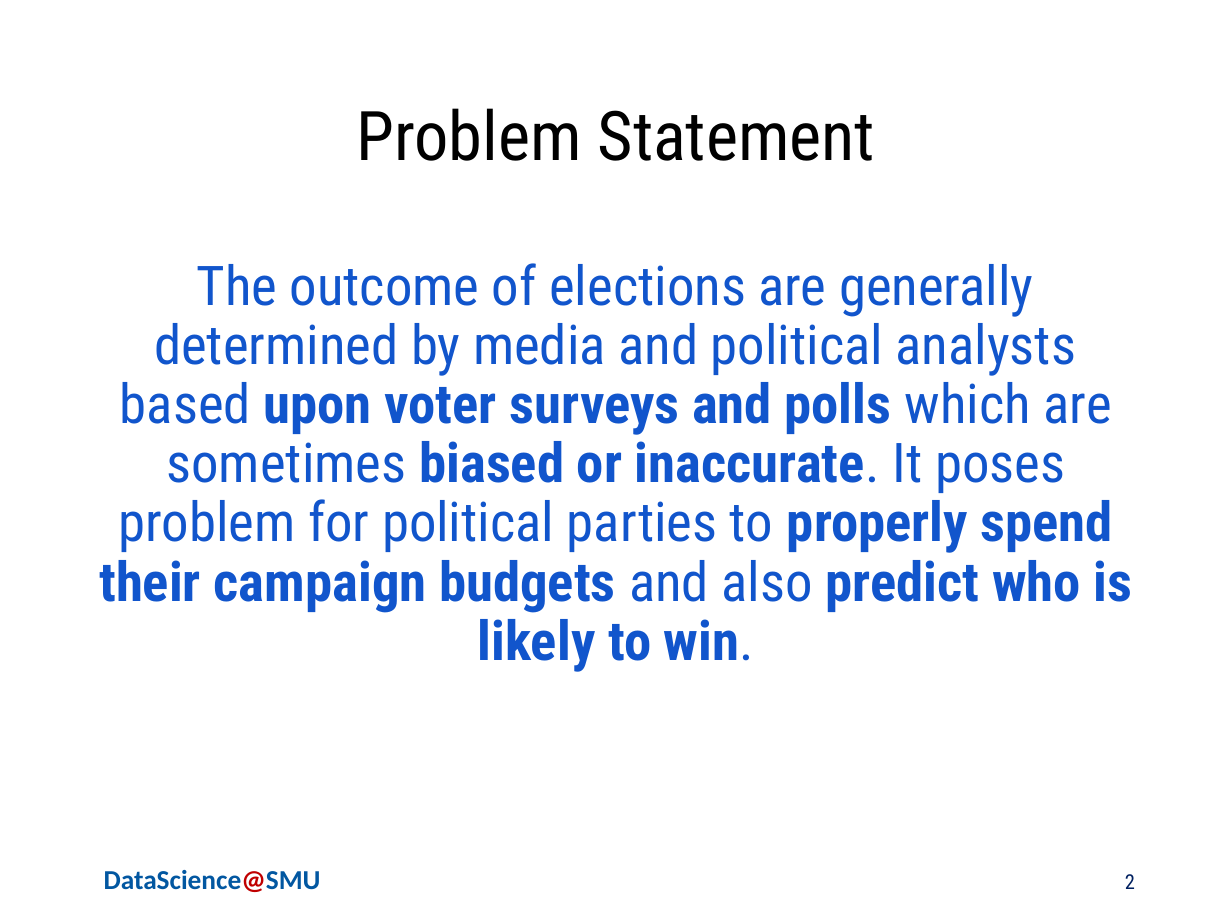
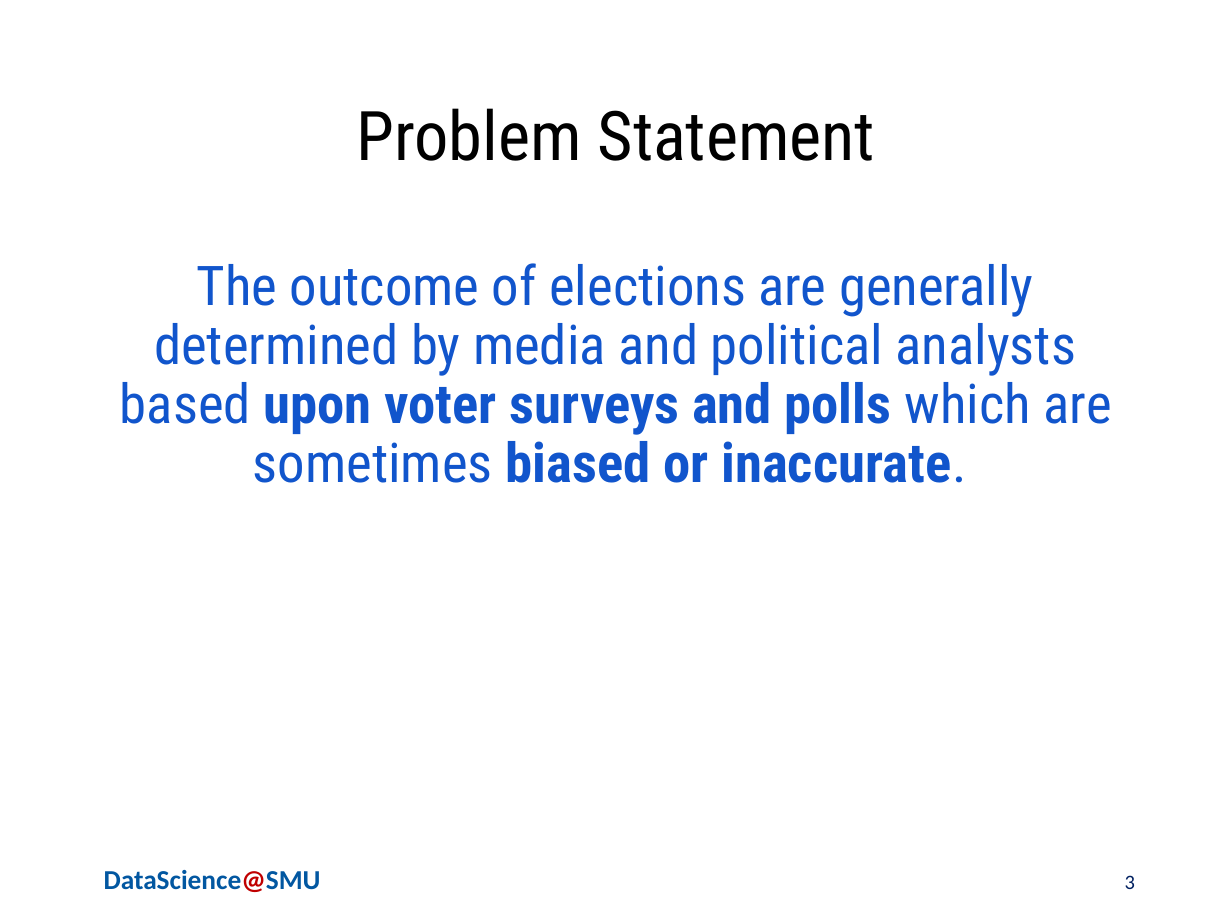
Before and after one commit to ChiruGit/Capstone, a slide deck: slide 3 of PoliticalProfiling-NLP+FeatureEngg-MSDSSMU-Fall2018.pptx (slide 2 before the commit). Drawn at 1232x924 pixels with LibreOffice and Linux fonts; fonts in the diff are those of the drawing; background and template pictures are left out. Boxes give left, top, right and bottom in pixels: in the first picture for what was removed or moved away, otherwise in the second. Text is boxed around its words. In the diff, an @@ line names an element or a change of style, - is before the commit and + after.

```diff
--- a/PoliticalProfiling-NLP+FeatureEngg-MSDSSMU-Fall2018.pptx
+++ b/PoliticalProfiling-NLP+FeatureEngg-MSDSSMU-Fall2018.pptx
@@ text at (x1=120, y1=263, x2=1112, y2=483): text changed @@
-The outcome of elections are generally determined by media and political analysts based upon voter surveys and polls which are sometimes biased or inaccurate. It poses problem for political parties to properly spend their campaign budgets and also predict who is likely to win.
+The outcome of elections are generally determined by media and political analysts based upon voter surveys and polls which are sometimes biased or inaccurate.
@@ page number at (x1=1125, y1=875, x2=1135, y2=889): text changed; font Roboto Condensed to Calibri @@
-2
+3
```
Also in this commit, not shown: 4 other slides changed, 13 slides added, 1 slide removed, 1 other file.
